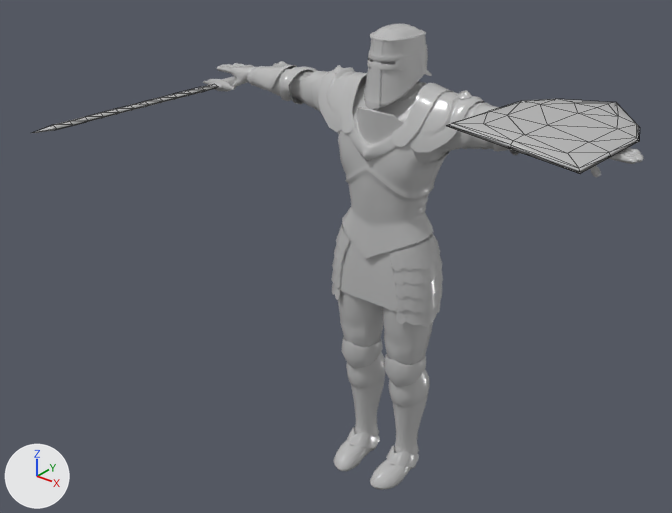
A saved change to the glTF model Demos/attack_fx/assets/gltf/paladin_asset.glb.
Before and after are seen from a camera (50 mm lens) standing at (1.745, -2.47, 2.364) and looking at (-0.105, -0.158, 0.93). The axes (+X, +Y, +Z) are drawn at lower left. The lights are the same throughout. Mesh edges are drawn as thin lines on the coarser meshes.

Script lines for the objects in view, before the commit:
```python
me_paladin_j_nordstrom = bpy.data.meshes.new('Paladin_J_Nordstrom')
me_paladin_j_nordstrom.from_pydata(...)  # 7093 vertices, 13212 faces; spans x -0.85..0.85, y -0.17..0.17, z 0.0..1.72
me_paladin_j_nordstrom.materials.append(mat_paladin_blinn)  # grey #bcbcbc
me_paladin_j_nordstrom_helmet = bpy.data.meshes.new('Paladin_J_Nordstrom_helmet')
me_paladin_j_nordstrom_helmet.from_pydata(...)  # 732 vertices, 1448 faces; spans x -0.093..0.095, y -0.108..0.156, z 1.473..1.725
me_paladin_j_nordstrom_helmet.materials.append(mat_paladin_blinn)  # grey #bcbcbc
me_paladin_j_nordstrom_shield = bpy.data.meshes.new('Paladin_J_Nordstrom_shield')
me_paladin_j_nordstrom_shield.from_pydata(...)  # 73 vertices, 102 faces; spans x 0.349..0.797, y -0.23..0.445, z 1.398..1.521
me_paladin_j_nordstrom_shield.materials.append(mat_paladin_blinn)  # grey #bcbcbc
ob_paladin_j_nordstrom = bpy.data.objects.new('Paladin_J_Nordstrom', me_paladin_j_nordstrom)
ob_paladin_j_nordstrom.location = (0.0, 0.0, 0.0)
ob_paladin_j_nordstrom_helmet = bpy.data.objects.new('Paladin_J_Nordstrom_helmet', me_paladin_j_nordstrom_helmet)
ob_paladin_j_nordstrom_helmet.location = (0.0, 0.0, 0.0)
ob_paladin_j_nordstrom_shield = bpy.data.objects.new('Paladin_J_Nordstrom_shield', me_paladin_j_nordstrom_shield)
ob_paladin_j_nordstrom_shield.location = (0.0, 0.0, 0.0)
# also in view: 'swordEmitter' at (-0.848, -0.408, 1.389)
```
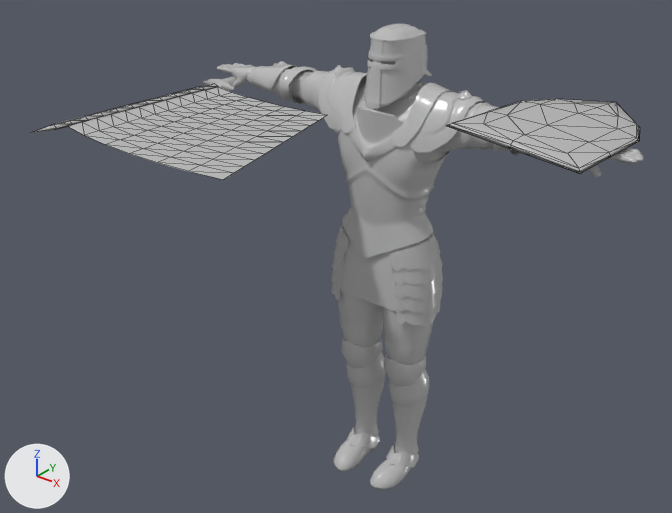
Boxes [x1, y1, x2, y2] around the edits, measured in the pictures (672 x 513 px):
'swordTrail', added: after [68, 87, 327, 180]

The change in detail:
Mesh me_swordtrail is new.
It has 84 vertices, 132 faces and spans x -0.156..0.645, y -0.772..-0.127, z -0.043..0.0.
It uses material mat_paladin_blinn (grey #bcbcbc).
Object 'swordTrail' (ob_swordtrail) is new; it shows me_swordtrail.
Its location is (-0.735, 0.058, 1.418).
